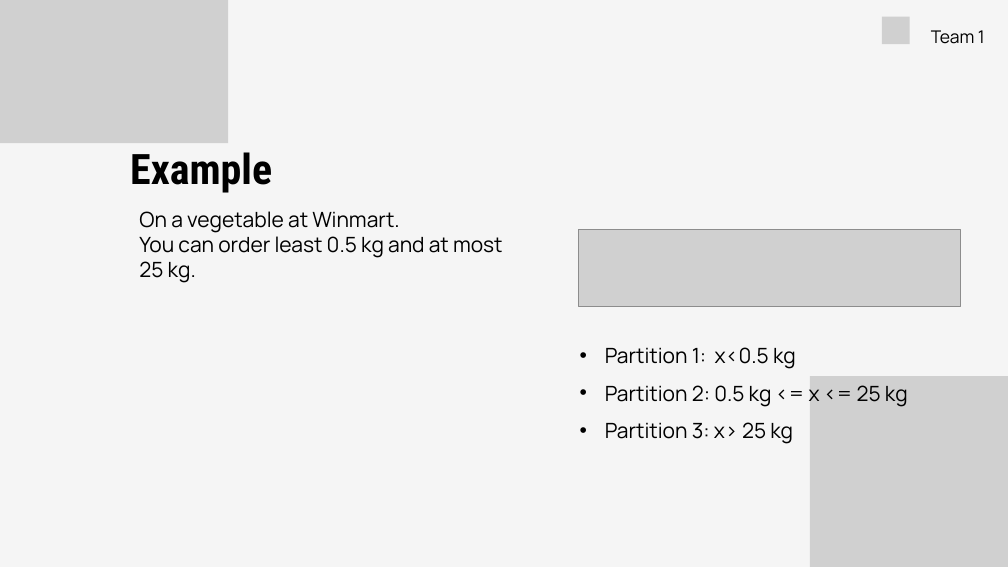
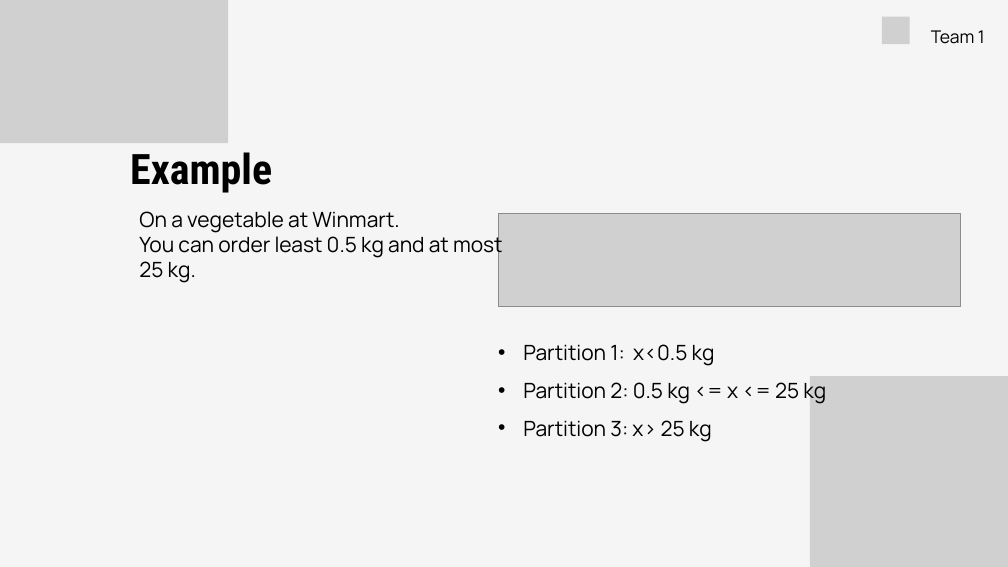
Before and after one commit to hoangdm08/how_to_learn_tester, a slide deck: slide 5 of homeWork/Team 1_14.3.26/Black-box techniques.pptx. Drawn at 1008x567 pixels with LibreOffice and Linux fonts; fonts in the diff are those of the drawing; grey boxes stand for pictures. Boxes give left, top, right and bottom in pixels: in the first picture for what was removed or moved away, otherwise in the second. Text is boxed around its words. In the diff, an @@ line names an element or a change of style, - is before the commit and + after.

```diff
--- a/homeWork/Team 1_14.3.26/Black-box techniques.pptx
+++ b/homeWork/Team 1_14.3.26/Black-box techniques.pptx
@@ picture resized from (x1=579, y1=229, x2=960, y2=306) to (x1=498, y1=213, x2=960, y2=306) @@
@@ text "Partition 1: x<0.5 kg" moved from (x1=605, y1=347, x2=908, y2=444) to (x1=523, y1=344, x2=826, y2=442) @@
```
Also in this commit, not shown: 5 other slides changed, 2 slides added, 5 other files.
